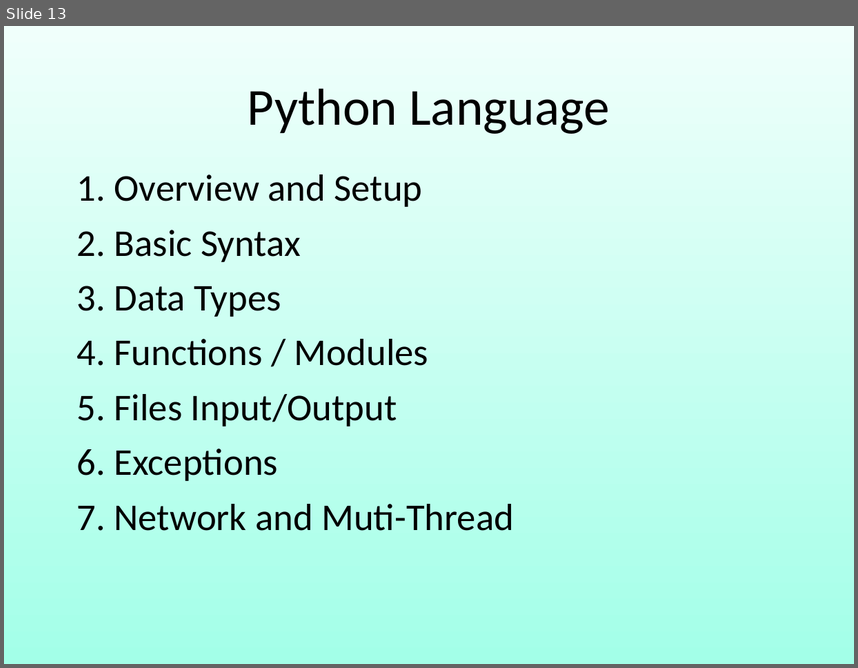
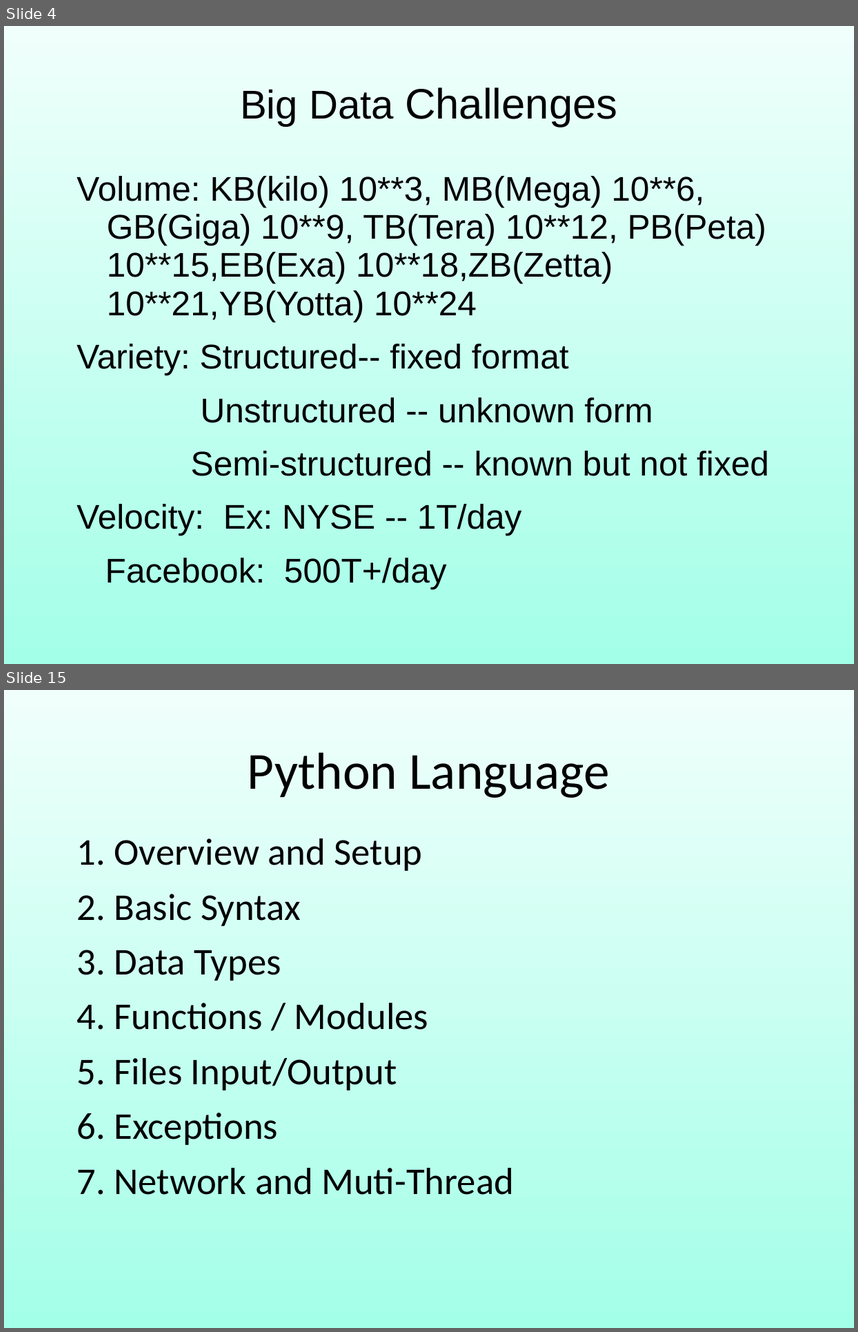
Before and after one commit to robin3795/Data, a slide deck: 2018_1.ppt. Shown one above the other, each under a label of ours: slide 13 before the commit, slides 4 and 15 after it; the slides between them are not shown. The pictures are 858x668 and 858x1332 pixels, drawn with LibreOffice and Linux fonts; fonts in the diff are those of the drawing. Boxes give left, top, right and bottom in pixels: in the first picture for what was removed or moved away, otherwise in the second. Text is boxed around its words. In the diff, an @@ line names an element or a change of style, - is before the commit and + after.

```diff
--- a/2018_1.ppt
+++ b/2018_1.ppt
@@ slide 4 added at bbox=[4, 26, 854, 664], background gradient #F0FFFB to #A3FFE8 @@
@@ text added at bbox=[240, 87, 617, 127], 36 pt, text #000000 @@
+Big Data Challenges
@@ text added at bbox=[76, 176, 769, 588], 29 pt, text #000000 @@
+Volume: KB(kilo) 10**3, MB(Mega) 10**6, GB(Giga) 10**9, TB(Tera) 10**12, PB(Peta) 10**15,EB(Exa) 10**18,ZB(Zetta) 10**21,YB(Yotta) 10**24
+Variety: Structured-- fixed format
+Unstructured -- unknown form
+Semi-structured -- known but not fixed
+Velocity: Ex: NYSE -- 1T/day
+Facebook: 500T+/day
@@ what was slide 13 is now slide 15 @@
```
Also in this commit, not shown: 15 slides changed, 5 other slides added, 4 slides removed.
